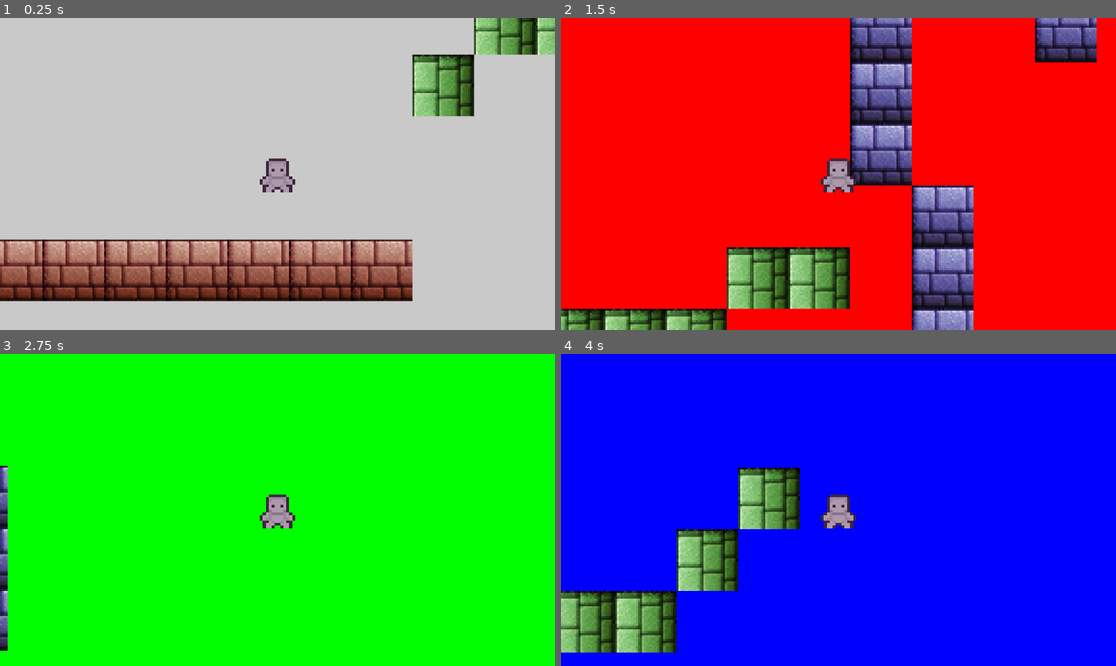
Above: before the commit, frames 1-4 (two rows, left to right).
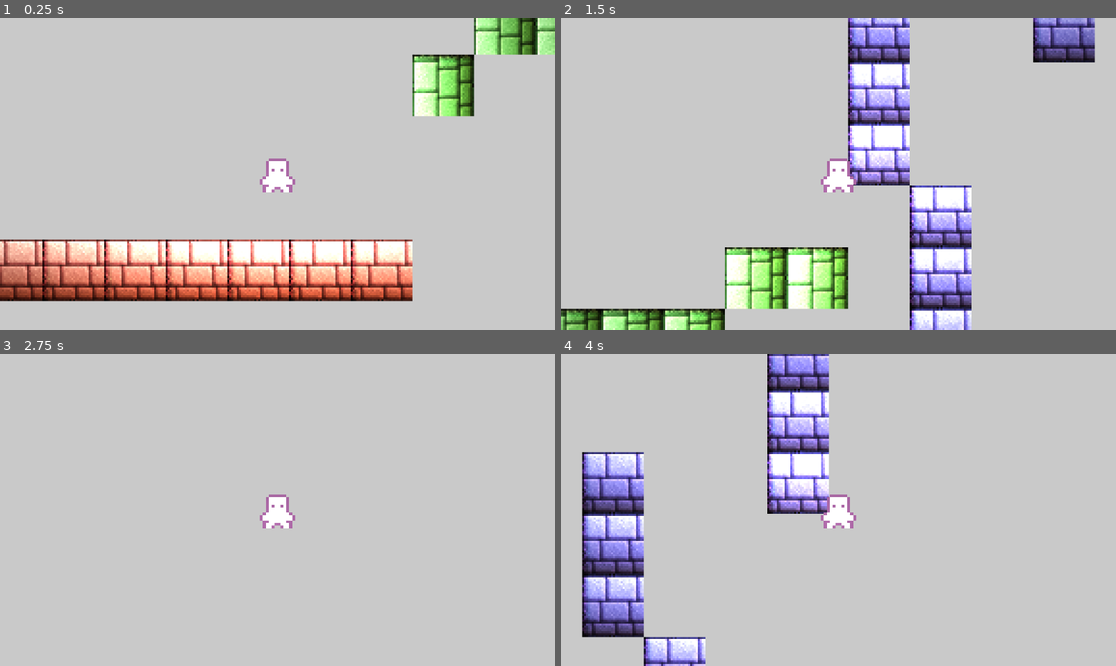
Above: after the commit, the same moments.

Repository: Collisteru/bytelux
Game: Godot game, scene res://test_map.tscn
Same seed, same stepped clock (60 frames per second), same inputs: the game is played once before the commit and once after it.
Inputs:
- Up to frame 1 (0.25 s): no input
- Up to frame 2 (1.5 s): tap Enter at 0.5 s; hold Right (ui_right) 0.53-1.28 s; tap 3 at 0.6 s; tap 1 at 0.8, 1.35 s; hold Down (ui_down) from 1.28 s (still down)
- Up to frame 3 (2.75 s): tap 2 at 1.55, 2.1 s; release Down (ui_down) at 2.03 s; hold Right (ui_right) from 2.03 s (still down); tap 3 at 2.3 s
- Up to frame 4 (4 s): release Right (ui_right) at 2.78 s; hold Up (ui_up) 2.78-3.53 s; tap 3 at 2.85 s; tap 1 at 3.05, 3.6 s; hold Left (ui_left) from 3.53 s (still down); tap 2 at 3.8 s

The runs differ from the first frame. In frame 1, 18% of the frame differs, in the area x 0-100%, y 0-91%; in frame 2, 98%; in frame 3, 100%, in the area x 0-100%, y 0-100%; in frame 4, 100%.

Commit message:
test player modified

Diff:
--- a/entities/test_player/test_player.gd
+++ b/entities/test_player/test_player.gd
@@ -9,13 +9,10 @@
 		match event.keycode:
 			KEY_1:
 				self.lens = LENS_COLOR.RED
-				RenderingServer.set_default_clear_color('RED')
 			KEY_2:
+				self.lens = LENS_COLOR.GREEN
+			KEY_3:
 				self.lens = LENS_COLOR.BLUE
-				RenderingServer.set_default_clear_color('BLUE')
-			KEY_3:
-				self.lens = LENS_COLOR.GREEN
-				RenderingServer.set_default_clear_color('GREEN')
 
 func _physics_process(delta: float) -> void:
 	# Get the input direction for left/right and up/down
--- a/entities/test_player/test_player.tscn
+++ b/entities/test_player/test_player.tscn
@@ -25,9 +25,19 @@
 "speed": 5.0
 }]
 
-[sub_resource type="CapsuleShape2D" id="CapsuleShape2D_hj6c1"]
-radius = 3.92431
-height = 13.368
+[sub_resource type="RectangleShape2D" id="RectangleShape2D_eov6o"]
+size = Vector2(6.54052, 11.14)
+
+[sub_resource type="Gradient" id="Gradient_ustth"]
+colors = PackedColorArray(0.998796, 0.999054, 0.999213, 1, 0, 0, 0, 0)
+
+[sub_resource type="GradientTexture2D" id="GradientTexture2D_oyrm6"]
+gradient = SubResource("Gradient_ustth")
+width = 500
+height = 500
+fill = 1
+fill_from = Vector2(0.495726, 0.514957)
+fill_to = Vector2(0.519231, 0)
 
 [node name="Player" type="CharacterBody2D"]
 scale = Vector2(1.52893, 1.3465)
@@ -40,9 +50,15 @@
 autoplay = "idle"
 
 [node name="CollisionShape2D" type="CollisionShape2D" parent="."]
-position = Vector2(0.654052, -7.42666)
-shape = SubResource("CapsuleShape2D_hj6c1")
+position = Vector2(0.654052, -6.31266)
+shape = SubResource("RectangleShape2D_eov6o")
 
 [node name="Camera2D" type="Camera2D" parent="."]
 position = Vector2(0.654052, -7.42666)
 zoom = Vector2(4, 4)
+
+[node name="PointLight2D" type="PointLight2D" parent="."]
+position = Vector2(0.654052, -7.42666)
+energy = 2.0
+texture = SubResource("GradientTexture2D_oyrm6")
+texture_scale = 0.6
Not shown: 1 places in entities/test_player/test_player.tscn that only renumber resources
